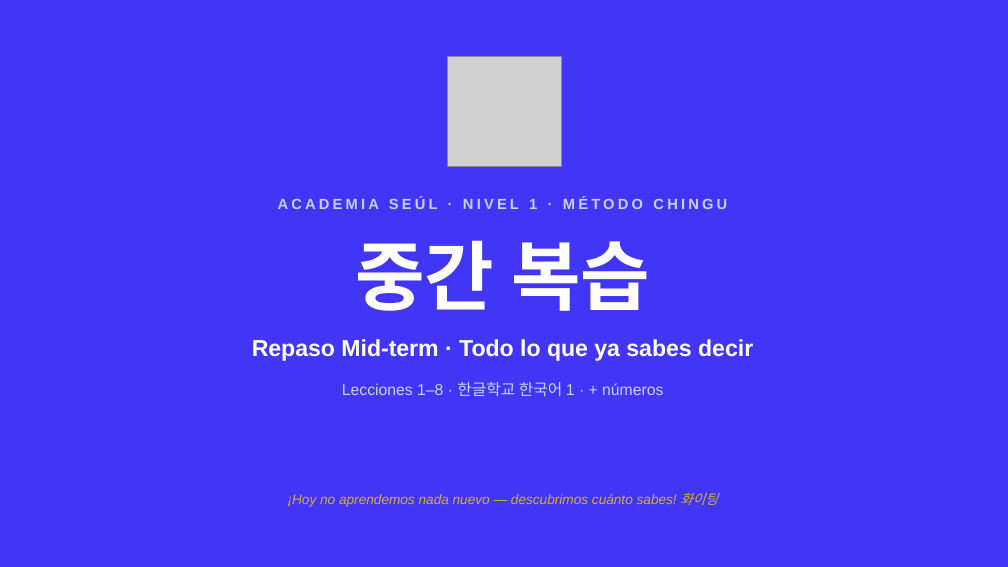
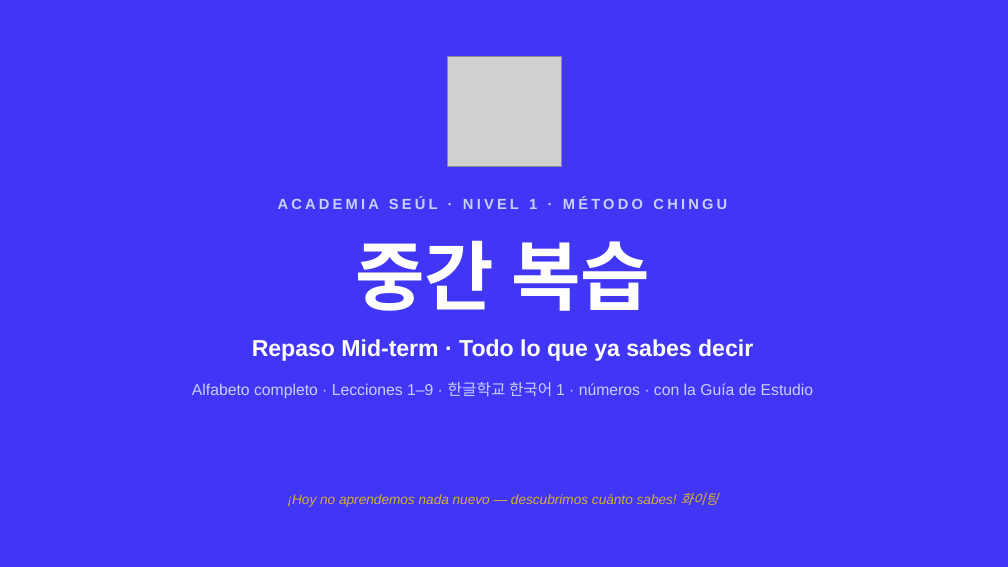
Before and after one commit to academiaseul/ACADEMIASEULWEB, a slide deck: slide 1 of A1_Nivel_1/Repaso_MidTerm_A1.pptx. Drawn at 1008x567 pixels with LibreOffice and Linux fonts; fonts in the diff are those of the drawing; grey boxes stand for pictures. Boxes give left, top, right and bottom in pixels: in the first picture for what was removed or moved away, otherwise in the second. Text is boxed around its words. In the diff, an @@ line names an element or a change of style, - is before the commit and + after.

```diff
--- a/A1_Nivel_1/Repaso_MidTerm_A1.pptx
+++ b/A1_Nivel_1/Repaso_MidTerm_A1.pptx
@@ text at (x1=192, y1=382, x2=813, y2=399): text changed @@
-Lecciones 1–8 · 한글학교 한국어 1 · + números
+Alfabeto completo · Lecciones 1–9 · 한글학교 한국어 1 · números · con la Guía de Estudio
```
Also in this commit, not shown: 13 other slides changed, 14 slides added, 3 other files.
